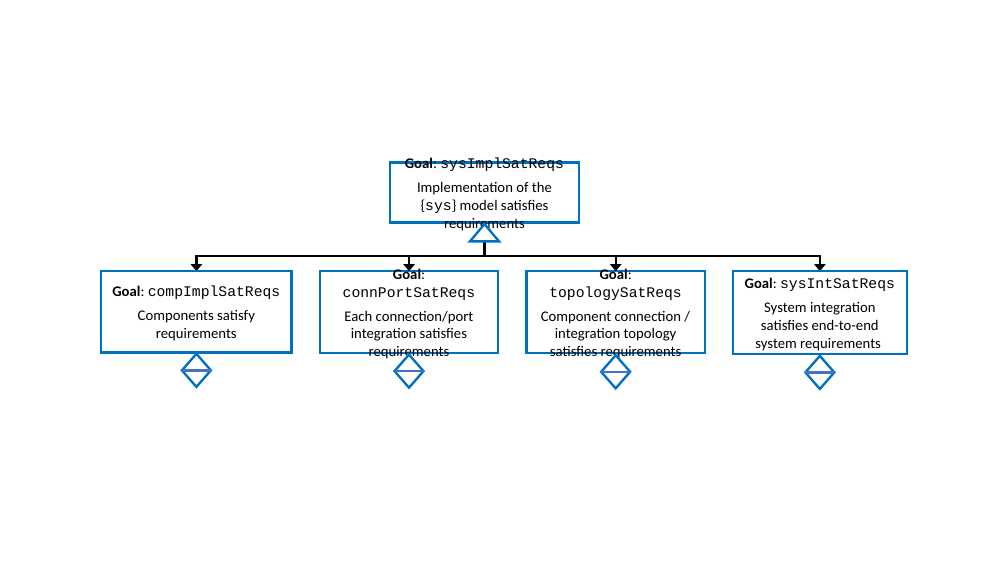
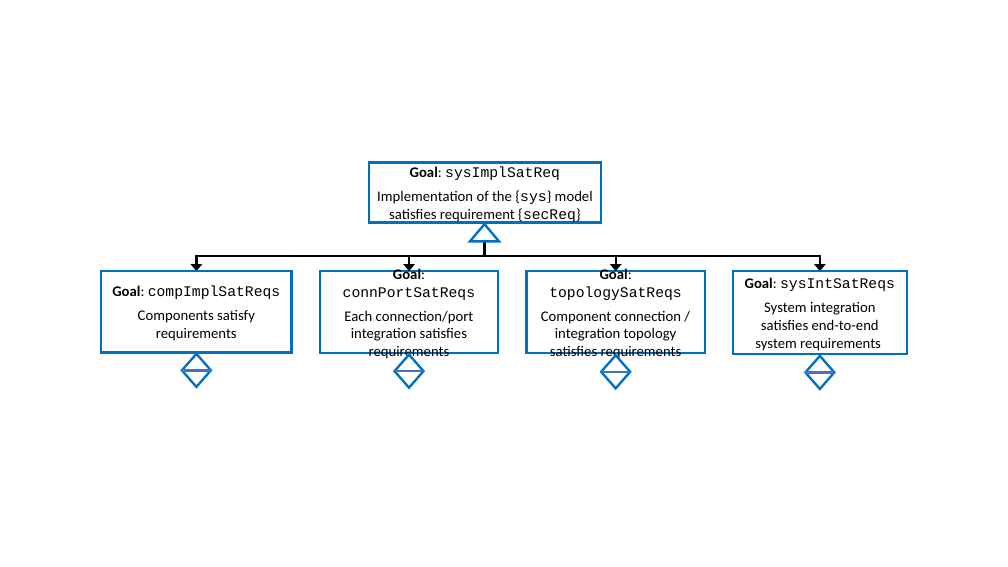
Before and after one commit to iamundson/case-assurance-pattern, a slide deck: slide 14 of figs/figures.pptx. Drawn at 1008x567 pixels with LibreOffice and Linux fonts; fonts in the diff are those of the drawing. Boxes give left, top, right and bottom in pixels: in the first picture for what was removed or moved away, otherwise in the second. Text is boxed around its words. In the diff, an @@ line names an element or a change of style, - is before the commit and + after.

```diff
--- a/figs/figures.pptx
+++ b/figs/figures.pptx
@@ rectangle "Goal: sysImplSatReq": place and size @@
-rectangle "Goal: sysImplSatReq" at (390, 163, 579, 223)
+rectangle "Goal: sysImplSatReq" at (369, 163, 601, 223)
@@ text in rectangle at (377, 166, 593, 223): text changed @@
-Goal: sysImplSatReqs
-Implementation of the {sys} model satisfies requirements
+Goal: sysImplSatReq
+Implementation of the {sys} model satisfies requirement {secReq}
```
Also in this commit, not shown: 6 other slides changed, 9 other files.
